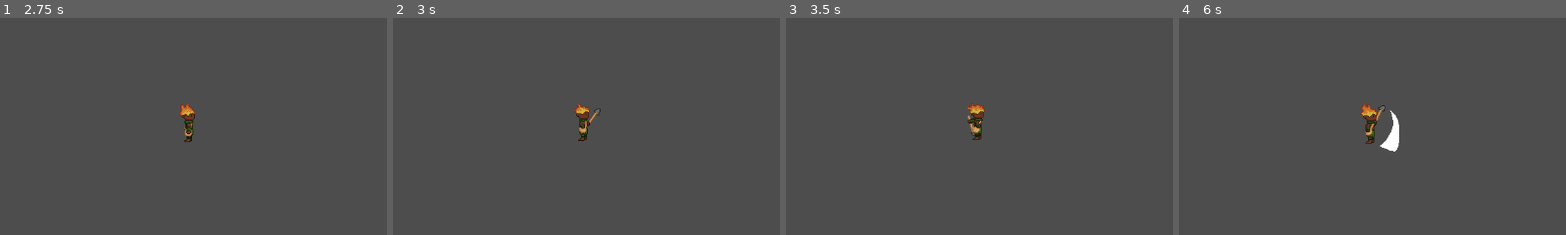
Above: before the commit, frames 1-4 (left to right).
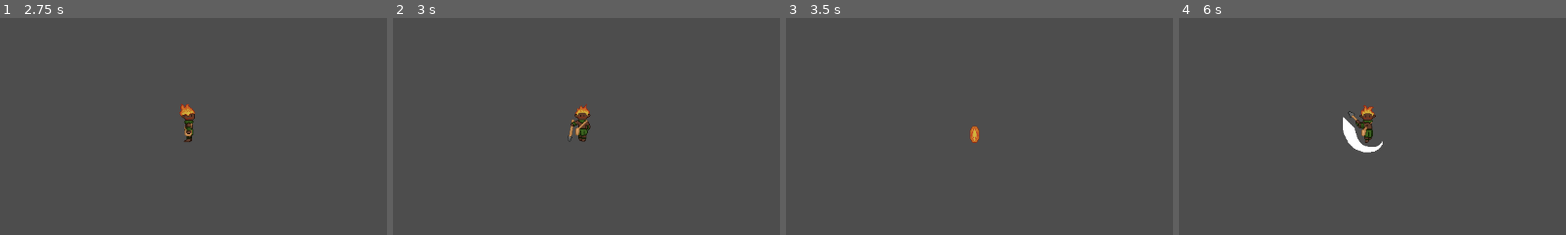
Above: after the commit, the same moments.

Repository: carolinalimaal/tekoha
Game: Godot game, scene res://UI/main_menu/main_menu.tscn
Two runs of this game, one before a commit and one after it. Both use one fixed random seed, a clock stepped at 60 frames per second and the inputs below.
Inputs (mouse positions are % of the whole screen's width and height, from its top left):
- Up to frame 1 (2.75 s): click "Novo Jogo" at 0.5 s; click "Novo Jogo" at 1.25 s; click "Carregar Jogo" at 2 s
- Up to frame 2 (3 s): tap Enter at 2.75 s; move the mouse to (72, 45) at 2.77 s; hold D (move_right) from 2.78 s (still down); click (72, 45) at 2.85 s
- Up to frame 3 (3.5 s): keep holding D (move_right); right-click (72, 45) at 3.05 s
- Up to frame 4 (6 s): move the mouse to (30, 55) at 3.52 s; release D (move_right) at 3.53 s; hold S (move_down) 3.53-4.28 s; right-click (30, 55) at 3.6 s; click (30, 55) at 3.8 s; tap Space at 4.25 s; move the mouse to (60, 28) at 4.27 s; hold D (move_right) 4.28-5.03 s; click (60, 28) at 4.35 s; right-click (60, 28) at 4.55 s; move the mouse to (45, 70) at 5.02 s; hold W (move_up) 5.03-5.78 s; right-click (45, 70) at 5.1 s; click (45, 70) at 5.3 s; move the mouse to (80, 65) at 5.77 s; hold A (move_left) from 5.78 s (still down); click (80, 65) at 5.85 s
The pictures show only the part of the screen within x 26-76%, y 26-76%; the shares and areas given below are measured in that part.

Frame 1 is identical in both runs. In frame 2, 0.5% of the frame differs, in the area x 45-54%, y 39-58%; in frame 3, 0.6%; in frame 4, 1.6%, in the area x 42-57%, y 39-63%.
Error after the commit: Cannot call method 'get_global_mouse_position' on a null value. (res://globals/input_manager.gd:46)

Commit message:
refactor: integração com o input_manager
Alteração em como o player e seus estados lidam com os inputs do jogador, passando a utilizar a interface do input_manager

Diff:
--- a/tekoha/entities/player/player.gd
+++ b/tekoha/entities/player/player.gd
@@ -33,29 +33,24 @@
 	# Adicionar ao grupo "player"
 	self.add_to_group("player")
 
-func _process(_delta: float) -> void:
-
-	pass
-
 func _physics_process(_delta: float) -> void:
 	move_and_slide()
 
-func get_direction() -> Vector2:
-	return Input.get_vector("move_left", "move_right", "move_up", "move_down").normalized()
-
-func get_mouse_direction() -> Vector2:
-	return (get_global_mouse_position() - global_position).normalized()
-
-func check_attack_input():
-	if Input.is_action_just_pressed("attack"):
+# Gerenciar os inputs para as acoes
+func _unhandled_input(_event: InputEvent) -> void:
+	if GlobalRefs.input_manager.get_action_pressed("attack"):
 		if state_machine.current_state.name != "AttackEnd":
 			state_machine.current_state.transition_to("attack1")
 		else:
 			state_machine.current_state.transition_to("attack2")
+	elif GlobalRefs.input_manager.get_action_pressed("roll") and can_roll:
+		state_machine.current_state.transition_to("roll")
 
-func check_roll_input():
-	if Input.is_action_just_pressed("roll") and can_roll:
-		state_machine.current_state.transition_to("roll")
+func get_direction() -> Vector2:
+	return GlobalRefs.input_manager.get_movement_vector().normalized()
+
+func get_aim_direction() -> Vector2:
+	return GlobalRefs.input_manager.get_aim_direction().normalized()
 
 func die():
 	# TODO: ver possivel dependencia com health_component
--- a/tekoha/entities/player/states/state_attack_1_player.gd
+++ b/tekoha/entities/player/states/state_attack_1_player.gd
@@ -9,7 +9,7 @@
 func _enter() -> void:
 	owner_node.velocity = Vector2.ZERO
 	# Pegar a direcao do ataque
-	owner_node.attack_direction = owner_node.get_mouse_direction()
+	owner_node.attack_direction = owner_node.get_aim_direction()
 	# Alterar os valores do ataque
 	owner_node.hurtbox_component.attack_data.damage_value = ATTACK_DAMAGE
 	owner_node.hurtbox_component.attack_data.knockback_force= ATTACK_KNOCKBACK
--- a/tekoha/entities/player/states/state_attack_2_player.gd
+++ b/tekoha/entities/player/states/state_attack_2_player.gd
@@ -9,7 +9,7 @@
 func _enter() -> void:
 	owner_node.velocity = Vector2.ZERO
 	# Pegar a direcao do ataque
-	owner_node.attack_direction = owner_node.get_mouse_direction()
+	owner_node.attack_direction = owner_node.get_aim_direction()
 	# Alterar os valores do ataque
 	owner_node.hurtbox_component.attack_data.damage_value = ATTACK_DAMAGE
 	owner_node.hurtbox_component.attack_data.knockback_force= ATTACK_KNOCKBACK
--- a/tekoha/entities/player/states/state_attack_end_player.gd
+++ b/tekoha/entities/player/states/state_attack_end_player.gd
@@ -12,9 +12,7 @@
 	owner_node.animation_tree.animation_finished.disconnect(_on_animation_finished)
 
 func _update(_delta: float) -> void:
-	# TODO: isso sera arrumado depois
-	owner_node.check_roll_input()
-	owner_node.check_attack_input()
+	pass
 
 func _physics_update(_delta: float) -> void:
 	pass
--- a/tekoha/entities/player/states/state_idle_player.gd
+++ b/tekoha/entities/player/states/state_idle_player.gd
@@ -15,9 +15,6 @@
 	if direction:
 		transition_to("walk")
 		return
-	# TODO: isso sera arrumado depois
-	owner_node.check_roll_input()
-	owner_node.check_attack_input()
 
 func _physics_update(_delta: float) -> void:
 	pass
--- a/tekoha/entities/player/states/state_roll_player.gd
+++ b/tekoha/entities/player/states/state_roll_player.gd
@@ -14,7 +14,7 @@
 func _enter() -> void:
 	owner_node.can_roll = false
 	# Pegar a direcao da rolagem e aplicar o movimento
-	owner_node.roll_direction = owner_node.get_mouse_direction()
+	owner_node.roll_direction = owner_node.get_aim_direction()
 	owner_node.velocity = owner_node.roll_direction * owner_node.ROLL_SPEED
 	# Desabilitar a hitbox_collision
 	owner_node.hitbox_component.hitbox_collision.set_deferred("disabled", true)
--- a/tekoha/entities/player/states/state_walk_player.gd
+++ b/tekoha/entities/player/states/state_walk_player.gd
@@ -18,9 +18,6 @@
 	# Atualizar o move_direction e facing_direction
 	owner_node.move_direction = direction
 	owner_node.facing_direction = owner_node.move_direction
-	# TODO: isso sera arrumado depois
-	owner_node.check_roll_input()
-	owner_node.check_attack_input()
 
 func _physics_update(_delta: float) -> void:
 	# Aplicar o movimento
